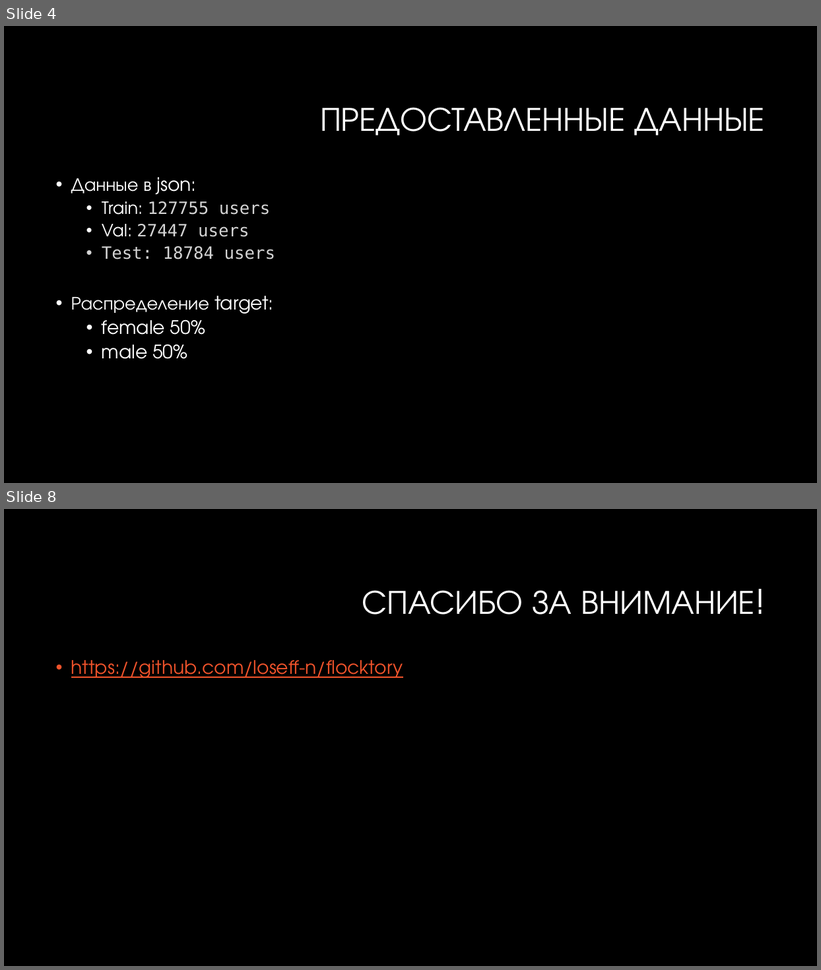
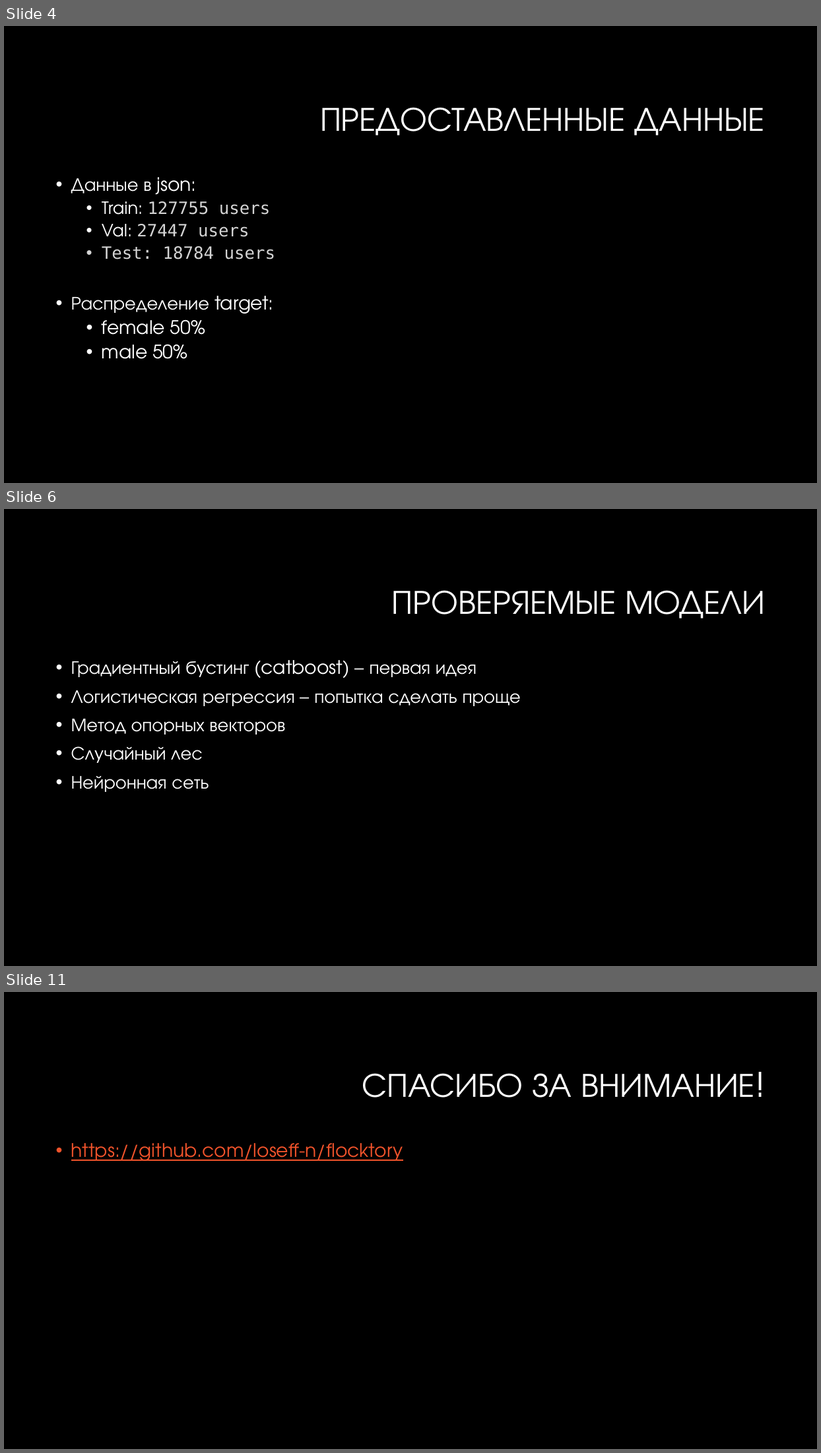
Before and after one commit to loseff-n/flocktory, a slide deck: flocktory.pptx. Shown one above the other, each under a label of ours: slides 4 and 8 before the commit, slides 4, 6 and 11 after it; the slides between them are not shown. The pictures are 821x970 and 821x1453 pixels, drawn with LibreOffice and Linux fonts; fonts in the diff are those of the drawing; background and template pictures are left out. Boxes give left, top, right and bottom in pixels: in the first picture for what was removed or moved away, otherwise in the second. Text is boxed around its words. In the diff, an @@ line names an element or a change of style, - is before the commit and + after.

```diff
--- a/flocktory.pptx
+++ b/flocktory.pptx
@@ slide 6 added at (4,509,817,966), background #000000 @@
@@ title added at (392,590,765,619), 40 pt, text #FFFFFF @@
+ПРОВЕРЯЕМЫЕ МОДЕЛИ
@@ text added at (71,660,521,792), 22 pt, text #FFFFFF @@
+• Градиентный бустинг (catboost) – первая идея
+• Логистическая регрессия – попытка сделать проще
+• Метод опорных векторов
+• Случайный лес
+• Нейронная сеть
@@ what was slide 8 is now slide 11 @@
```
Also in this commit, not shown: 4 slides changed, 3 other slides added, 1 slide removed, 3 other files.
